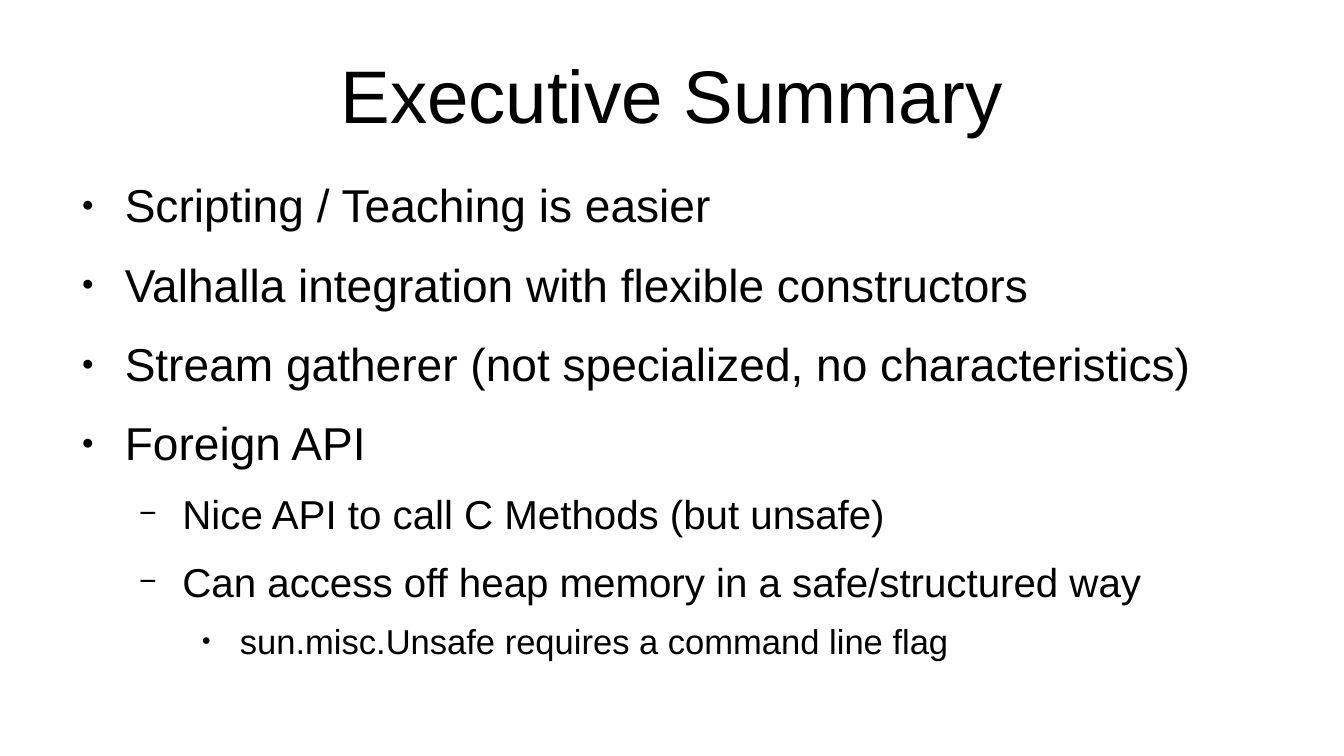
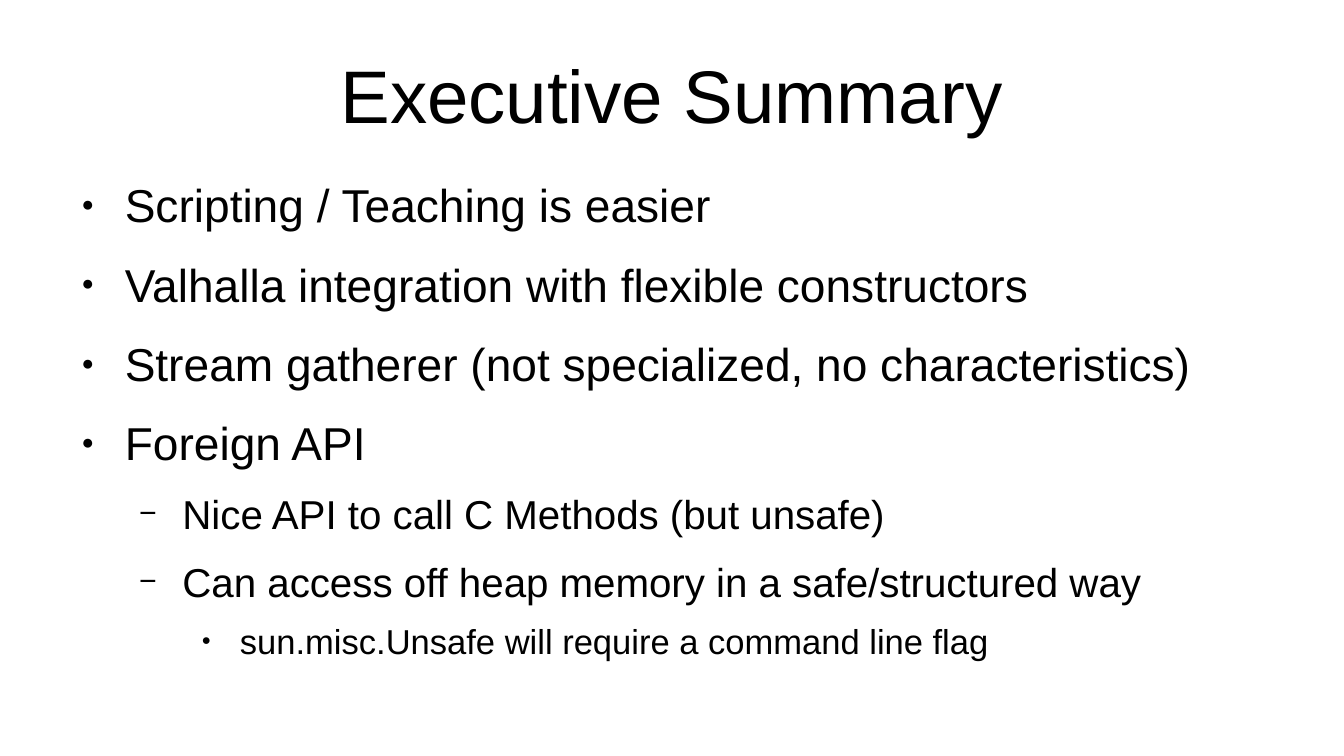
Before and after one commit to forax/java-25-demo, a slide deck: slide 26 of java-25.odp. Drawn at 1344x756 pixels with LibreOffice and Linux fonts; fonts in the diff are those of the drawing. Boxes give left, top, right and bottom in pixels: in the first picture for what was removed or moved away, otherwise in the second. Text is boxed around its words. In the diff, an @@ line names an element or a change of style, - is before the commit and + after.

Commit message:
update slides

```diff
--- a/java-25.odp
+++ b/java-25.odp
@@ text at <box>240,629,989,661</box>: text changed @@
-    ● sun.misc.Unsafe requires a command line flag
+    ● sun.misc.Unsafe will require a command line flag
```
Also in this commit, not shown: 2 other slides changed, 1 other file.
